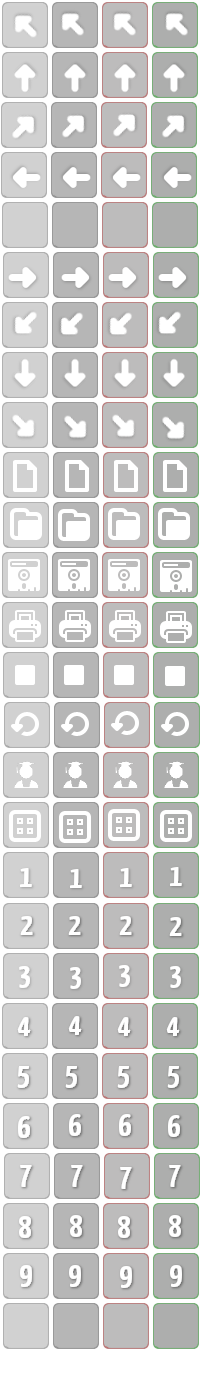
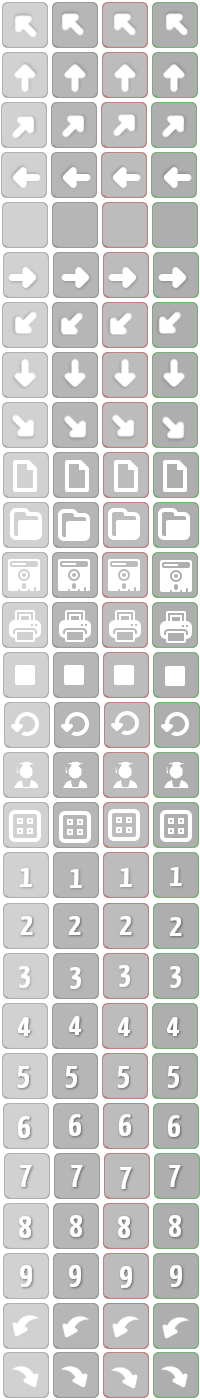
Layered file, before and after one edit (200×1400). Changes by layer:
added layer "Transformation #2" above "Transformation #1" over [11, 1365, 188, 1389]
added layer "Transformation #1" above "Layer #4" over [12, 1315, 190, 1339]
added layer "Layer #4" above "Layer #3" over [3, 1352, 199, 1398]
